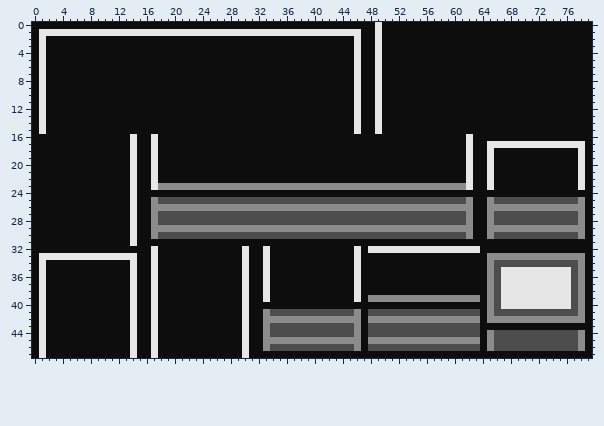
Sprite sheet: src/main/resources/tiles/wall.png. The picture above is the old version.
The file is 160x96 pixels, drawn in blocks of 2x2; one block is one cell here.
New version:
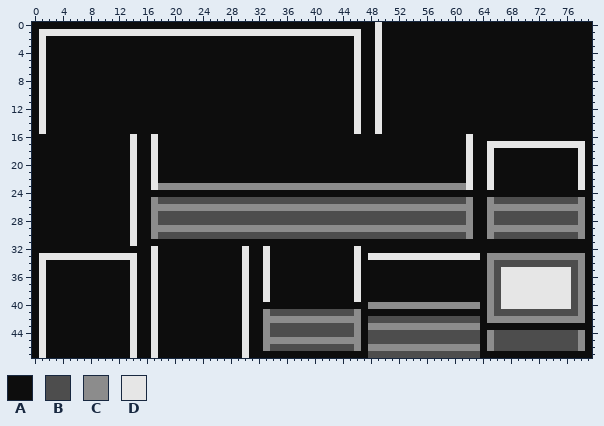
Palette (. is transparent): A #0d0d0d  B #4d4d4d  C #8c8c8c  D #e6e6e6
Change:
Colour B gives way to colour A in row 41 at x 48 to 63.
Colour C gives way to colour A in row 39 at x 48 to 63.
Colour D gives way to colour A in row 32 at x 48 to 63.
Colour A gives way to colour B in row 47 at x 48 to 63.
Colour C gives way to colour B in row 42 at x 48 to 63; in row 45 at x 48 to 63.
Colour A gives way to colour C in row 40 at x 48 to 63.
Colour B gives way to colour C in row 43 at x 48 to 63; in row 46 at x 48 to 63.
Colour A gives way to colour D in row 33 at x 48 to 63.
Boxes around the changes in both pictures, in picture pixels (x1, y1, x2, y2):
changed: (368, 246, 480, 260)
changed: (368, 295, 480, 358)
